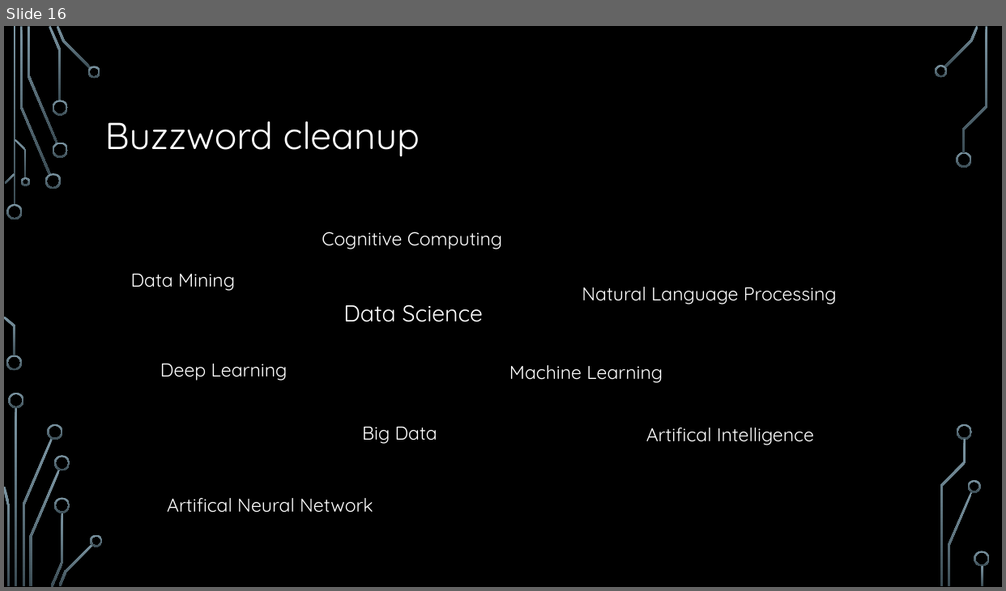
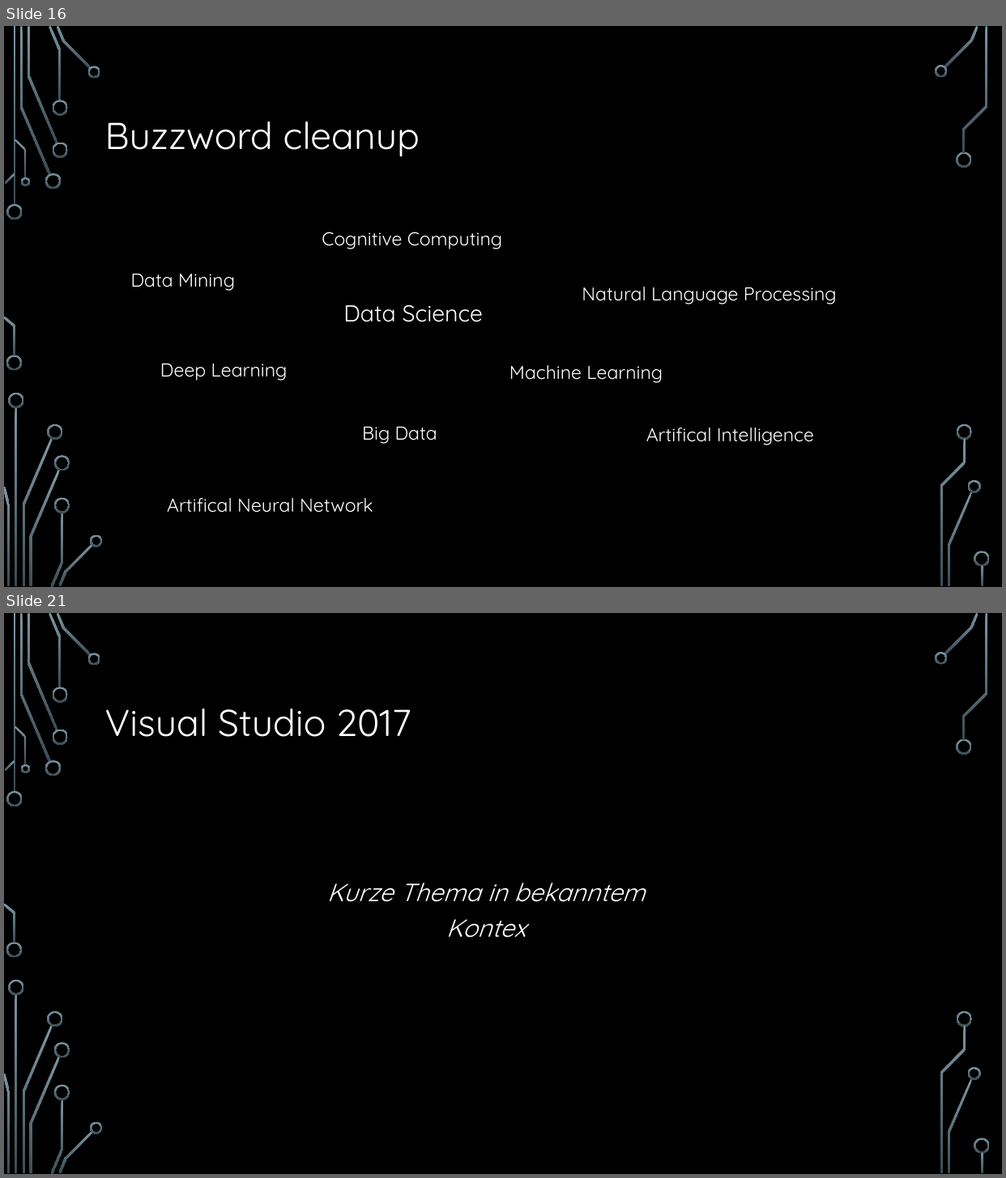
Before and after one commit to hacpro/introduction-machine-learning, a slide deck: presentation.pptx. Shown one above the other, each under a label of ours: slide 16 before the commit, slides 16 and 21 after it; the slides between them are not shown. The pictures are 1006x591 and 1006x1178 pixels, drawn with LibreOffice and Linux fonts; fonts in the diff are those of the drawing; background and template pictures are left out. Boxes give left, top, right and bottom in pixels: in the first picture for what was removed or moved away, otherwise in the second. Text is boxed around its words. In the diff, an @@ line names an element or a change of style, - is before the commit and + after.

Commit message:
Small visual studio demo added.

```diff
--- a/presentation.pptx
+++ b/presentation.pptx
@@ slide 21 added at (4,613,1002,1174), background picture (left out); not listed: 36 template elements that a slide beside it also shows @@
@@ title added at (105,709,411,737), 36 pt, text #FFFFFF @@
+Visual Studio 2017
@@ text added at (327,883,646,938), 24 pt, text #FFFFFF, italic @@
+Kurze Thema in bekanntem Kontex
```
Also in this commit, not shown: 3 slides changed, 3 other slides added, 7 other files.
